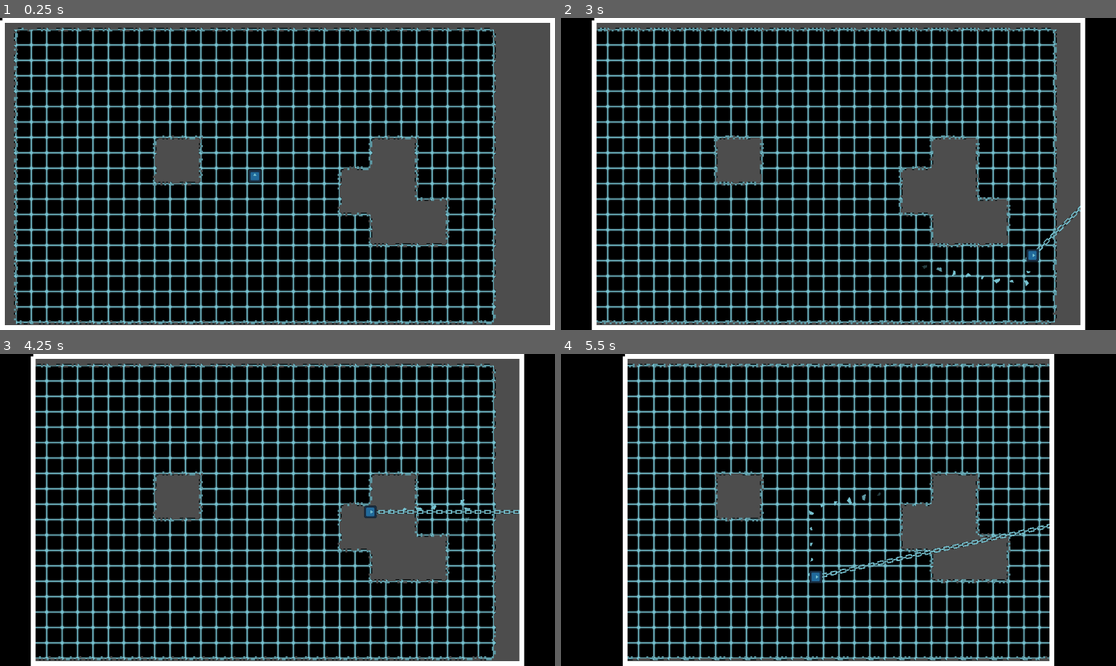
Above: before the commit, frames 1-4 (two rows, left to right).
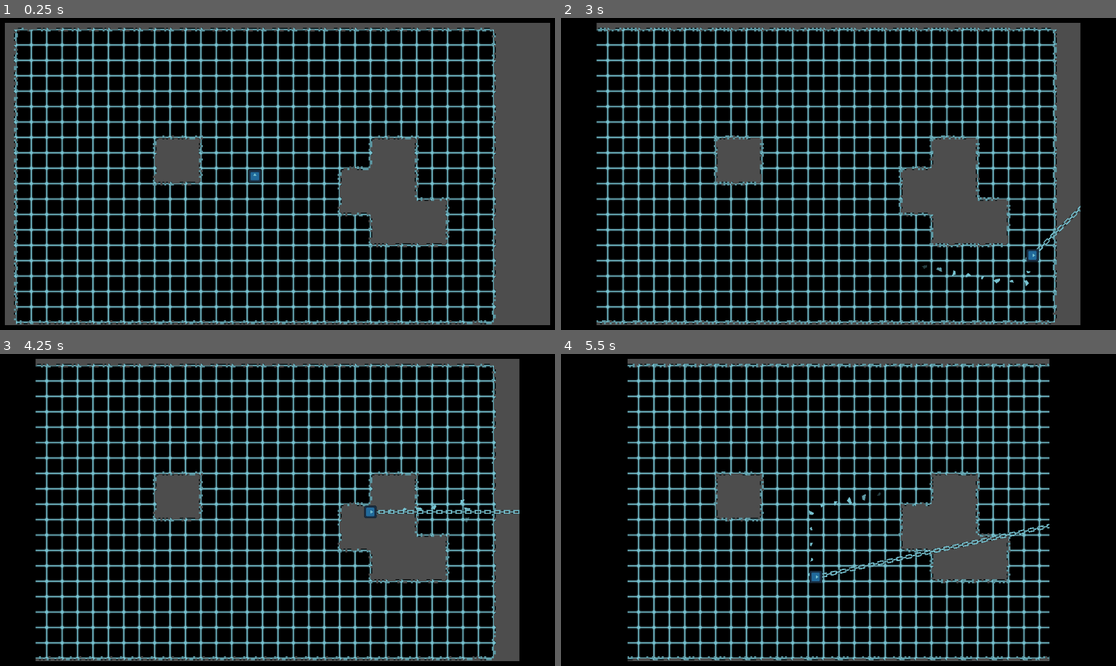
Above: after the commit, the same moments.

Repository: SomeSortOfSam/Hardest_Drive
Game: Godot game, scene res://scenes/gamplay.tscn
Same seed, same stepped clock (60 frames per second), same inputs: the game is played once before the commit and once after it. The engine's default icon, where the game draws it, is replaced by a stand-in: a white triangle on a blue panel in a dark square.
Inputs (mouse positions are in pixels of both pictures, inside the frame that each line leads up to):
- Up to frame 1 (0.25 s): no input
- Up to frame 2 (3 s): move the mouse to (960, 158) at 0.52 s; hold D (player_right) 0.53-1.28 s; click (960, 158) at 0.67 s; move the mouse to (727, 189) at 1.27 s; hold S (player_down) 1.28-2.03 s; move the mouse to (894, 105) at 2.02 s; hold D (player_right) 2.03-2.78 s; move the mouse to (810, 236) at 2.77 s; hold W (player_up) from 2.78 s (still down); click (810, 236) at 2.92 s
- Up to frame 3 (4.25 s): move the mouse to (444, 556) at 3.52 s; release W (player_up) at 3.53 s; hold A (player_left) from 3.53 s (still down)
- Up to frame 4 (5.5 s): move the mouse to (672, 463) at 4.27 s; move the mouse to (866, 510) at 5.02 s; release A (player_left) at 5.03 s; hold S (player_down) from 5.03 s (still down); click (866, 510) at 5.17 s

The runs differ from the first frame. In frame 1, 4.8% of the frame differs, in the area x 0-100%, y 0-100%; in frame 2, 4.7%; in frame 3, 4.7%; in frame 4, 4.2%.

Commit message:
Fixed that one side was pulling in wrong direction

Diff:
--- a/scenes/gamplay.tscn
+++ b/scenes/gamplay.tscn
@@ -625,5 +625,6 @@
 
 [node name="Line2D" type="Line2D" parent="Camera2D/LetterboxCollider"]
 points = PackedVector2Array(197, 5, 197, 417.305, 1339, 451, 1339, 5, 197, 5)
+default_color = Color(0, 0, 0, 1)
 
 [connection signal="pull_requested" from="TileMap/Player" to="." method="_on_player_pull_requested"]
--- a/scripts/border_camera.gd
+++ b/scripts/border_camera.gd
@@ -20,6 +20,7 @@
 func recalculate_border():
 	var polygon_rect := get_viewport_rect()
 	polygon_rect.size *= get_viewport_transform().get_scale()
+
 
 	assert(polygon_rect.encloses(inner_rect))
 
@@ -65,7 +66,12 @@
 	var rect := get_viewport_rect()
 	rect.size *= get_viewport_transform().get_scale()
 
-	var side_index : int = fmod(direction + (3*PI/2), TAU)/(PI/2)
+	if direction < 0:
+		direction = TAU + direction
+	direction = fmod(direction + 3*(PI/2),TAU)
+	direction = deg_to_rad(round(rad_to_deg(direction)))
+	var side_index : int = direction/(PI/2)
+	print(rad_to_deg(direction),"/",rad_to_deg((PI/2)),"=",side_index)
 
 	inner_rect = inner_rect.grow_side(side_index,-tile_map.tile_set.tile_size.x)
 	inner_rect = inner_rect.grow_side((side_index + 2) % 4,-tile_map.tile_set.tile_size.x)
